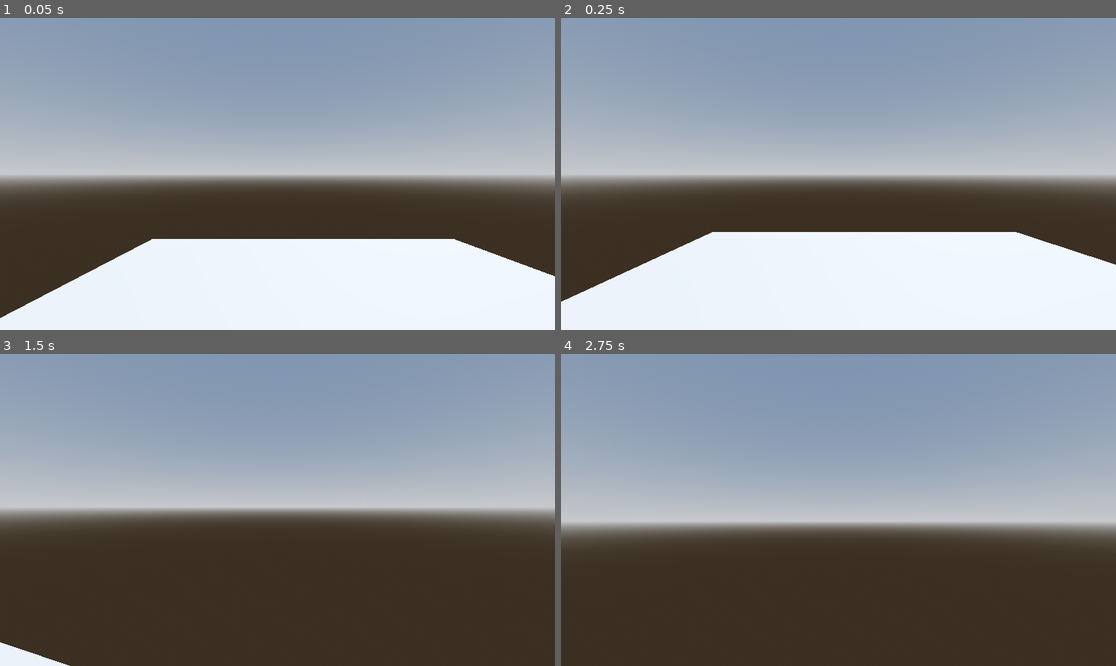
Above: before the commit, frames 1-4 (two rows, left to right).
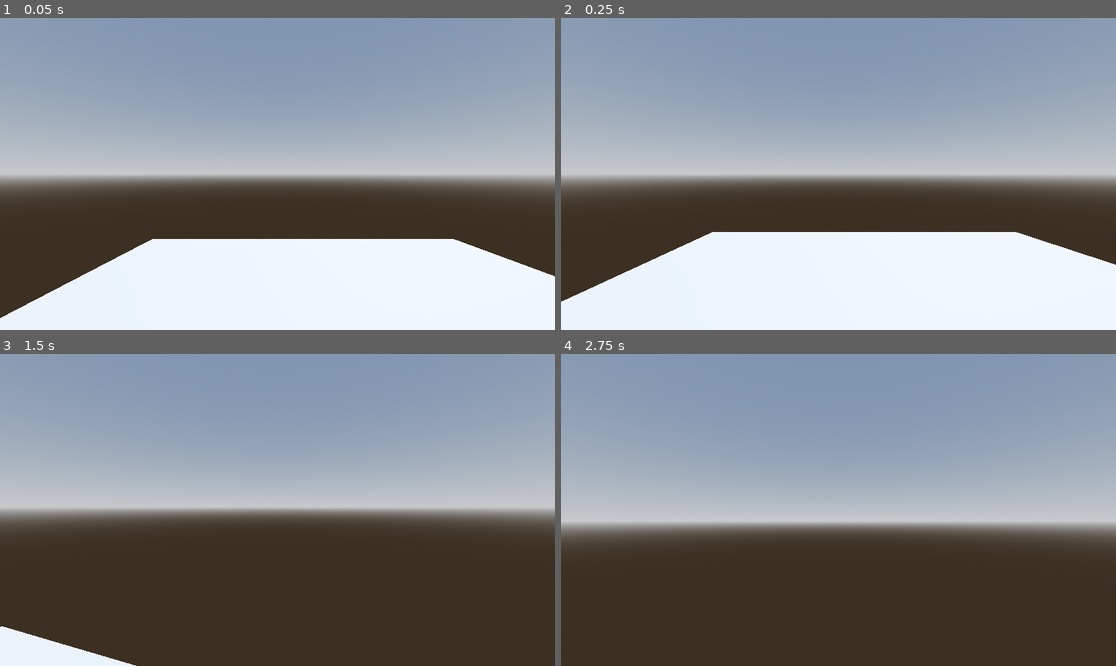
Above: after the commit, the same moments.

Repository: sciausu/Ctrl-Hack-Del
Game: Godot game, scene res://test.tscn
Same seed, same stepped clock (60 frames per second), same inputs: the game is played once before the commit and once after it. The project has no main scene, so this scene is started directly.
Inputs (mouse positions are in pixels of both pictures, inside the frame that each line leads up to):
- Up to frame 1 (0.05 s): no input
- Up to frame 2 (0.25 s): no input
- Up to frame 3 (1.5 s): tap Enter at 0.5 s; move the mouse to (305, 510) at 0.52 s; hold W (forward) from 0.53 s (still down); move the mouse to (249, 510) at 1.27 s
- Up to frame 4 (2.75 s): keep holding W (forward); tap Space at 2 s; move the mouse to (849, 503) at 2.02 s

The runs differ from the first frame. In frame 1, less than 0.1% of the frame differs, in the area x 1-90%, y 70-96%; in frame 2, less than 0.1%; in frame 3, 1.1%, in the area x 0-25%, y 87-100%; in frame 4, nothing differs.

Commit message:
added some variables to player

Diff:
--- a/godotProject/schizo/player.gd
+++ b/godotProject/schizo/player.gd
@@ -2,12 +2,17 @@
 
 @onready var head = $head
 @onready var camera = $head/Camera3D
+@onready var use = $head/use # interact button
+@onready var delusionStare = $head/delusionStare
+
+static var delusionMeter = 0 # will increase when staring or interacting with delusions
+static var week = 1 # updates the events that appear in the map
 
 var mouseSens = 0.02
 var cursor = false
 
 const SPEED = 5.0
-const JUMP_VELOCITY = 4.5
+
 
 
 func _ready():
@@ -39,11 +44,18 @@
 
 	var direction = (head.transform.basis * Vector3(input_dir.x, 0, input_dir.y)).normalized()
 
-	if direction and !cursor: # dissables movement if mouse cursor is on
-		velocity.x = direction.x * SPEED
-		velocity.z = direction.z * SPEED
+	if is_on_floor():
+		velocity = velocity.lerp(direction * (SPEED-0), (SPEED*3.4) * delta)
 	else:
-		velocity.x = move_toward(velocity.x, 0, SPEED)
-		velocity.z = move_toward(velocity.z, 0, SPEED)
+		velocity = velocity.lerp(direction * SPEED, (SPEED-3) * delta)
+
+	#if direction and !cursor: # dissables movement if mouse cursor is on
+		#velocity.x = direction.x * SPEED
+		#velocity.z = direction.z * SPEED
+	#else:
+		#velocity.x = move_toward(velocity.x, 0, SPEED)
+		#velocity.z = move_toward(velocity.z, 0, SPEED)
+
+
 
 	move_and_slide()
--- a/godotProject/schizo/player.tscn
+++ b/godotProject/schizo/player.tscn
@@ -23,3 +23,8 @@
 
 [node name="Camera3D" type="Camera3D" parent="CharacterBody3D/head"]
 transform = Transform3D(1, 0, 0, 0, 1, 0, 0, 0, 1, 0, 0.711579, 0)
+
+[node name="use" type="RayCast3D" parent="CharacterBody3D/head"]
+transform = Transform3D(1.2, 0, 0, 0, -5.24537e-08, -1.2, 0, 1.2, -5.24537e-08, 0, 0.649381, 0)
+
+[node name="delusionStare" type="RayCast3D" parent="CharacterBody3D/head"]
--- a/godotProject/schizo/project.godot
+++ b/godotProject/schizo/project.godot
@@ -41,9 +41,9 @@
 "events": [Object(InputEventKey,"resource_local_to_scene":false,"resource_name":"","device":-1,"window_id":0,"alt_press …(192 unchanged characters)…
 ]
 }
-inventory={
+escape={
 "deadzone": 0.5,
-"events": [Object(InputEventKey,"resource_local_to_scene":fa …(140 unchanged characters)… d":false,"keycode":0,"physical_keycode":81,"key_label":0,"unicode":113,"location":0,"echo":false,"script":null)
+"events": [Object(InputEventKey,"resource_local_to_scene":fa …(140 unchanged characters)… d":false,"keycode":0,"physical_keycode":4194305,"key_label":0,"unicode":0,"location":0,"echo":false,"script":null)
 ]
 }
 groceryList={
@@ -51,8 +51,3 @@
 "events": [Object(InputEventKey,"resource_local_to_scene":false,"resource_name":"","device":-1,"window_id":0,"alt_press …(195 unchanged characters)…
 ]
 }
-escape={
-"deadzone": 0.5,
-"events": [Object(InputEventKey,"resource_local_to_scene":false,"resource_name":"","device":-1,"window_id":0,"alt_pressed":false,"shift_pressed":false,"ctrl_pressed":false,"meta_pressed":false,"pressed":false,"keycode":0,"physical_keycode":4194305,"key_label":0,"unicode":0,"location":0,"echo":false,"script":null)
-]
-}
